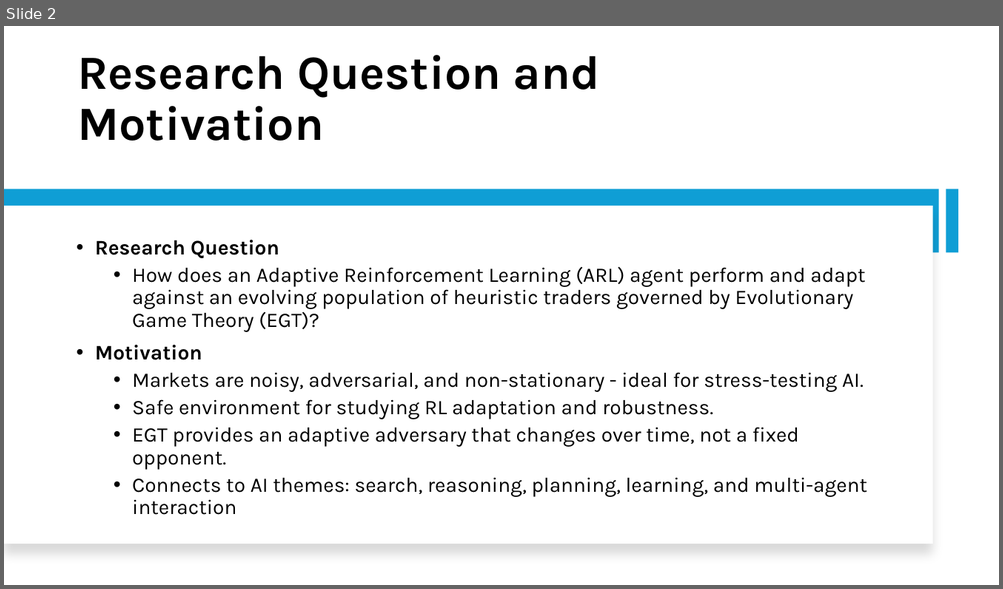
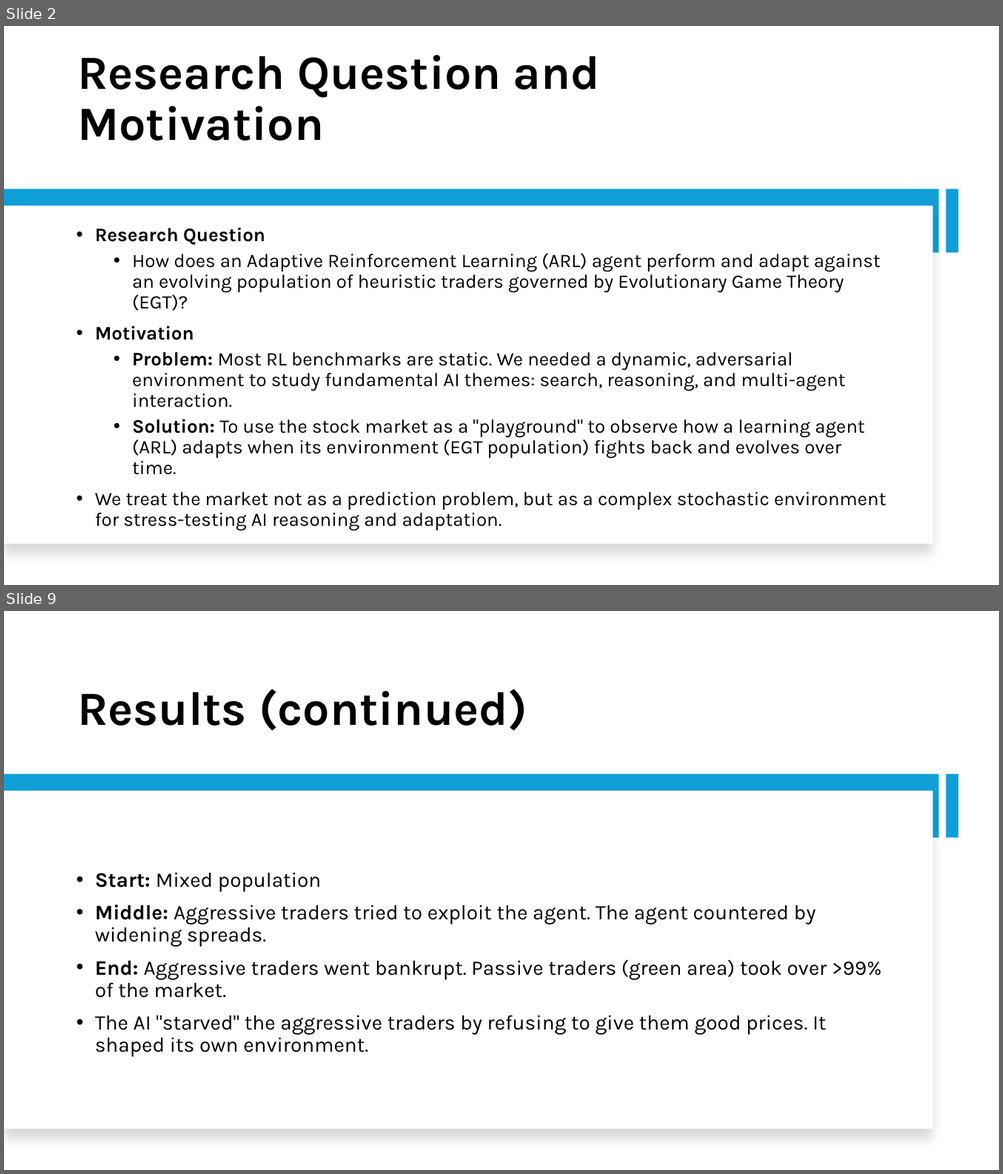
Before and after one commit to Srithwak/Coevolutionary_ARL_vs_EGT_agents_research, a slide deck: presentation.pptx. Shown one above the other, each under a label of ours: slide 2 before the commit, slides 2 and 9 after it; the slides between them are not shown. The pictures are 1003x589 and 1003x1174 pixels, drawn with LibreOffice and Linux fonts; fonts in the diff are those of the drawing. Boxes give left, top, right and bottom in pixels: in the first picture for what was removed or moved away, otherwise in the second. Text is boxed around its words. In the diff, an @@ line names an element or a change of style, - is before the commit and + after.

```diff
--- a/presentation.pptx
+++ b/presentation.pptx
@@ slide 9 added at (4, 611, 999, 1170), background #FFFFFF @@
@@ title added at (77, 689, 526, 731), 46 pt, text #000000, bold @@
+Results (continued)
@@ rectangle added at (4, 775, 939, 838), fill #0F9ED5 @@
@@ rectangle added at (945, 775, 959, 838), fill #0F9ED5 @@
@@ rectangle added at (4, 791, 933, 1130), fill #FFFFFF @@
@@ text added at (95, 872, 882, 1057), 20 pt, text #000000 @@
+• Start: Mixed population
+• Middle: Aggressive traders tried to exploit the agent. The agent countered by widening spreads.
+• End: Aggressive traders went bankrupt. Passive traders (green area) took over >99% of the market.
+• The AI "starved" the aggressive traders by refusing to give them good prices. It shaped its own environment.
@@ slide 2 changed as well @@
@@ text at (95, 227, 880, 340): size 20 to 18.5 pt in "Research Question", "How does an Adaptive Reinforcement Learning (ARL) ...", "Motivation" @@
@@ text at (95, 352, 886, 531): text changed; size 20 to 18.5 pt @@
-  • Markets are noisy, adversarial, and non-stationary - ideal for stress-testing AI.
-  • Safe environment for studying RL adaptation and robustness.
-  • EGT provides an adaptive adversary that changes over time, not a fixed opponent.
-  • Connects to AI themes: search, reasoning, planning, learning, and multi-agent interaction
+  • Problem: Most RL benchmarks are static. We needed a dynamic, adversarial environment to study fundamental AI themes: search, reasoning, and multi-agent interaction.
+  • Solution: To use the stock market as a "playground" to observe how a learning agent (ARL) adapts when its environment (EGT population) fights back and evolves over time.
+• We treat the market not as a prediction problem, but as a complex stochastic environment for stress-testing AI reasoning and adaptation.
```
Also in this commit, not shown: 4 other slides changed, 8 other slides added, 9 slides removed, 52 other files.
